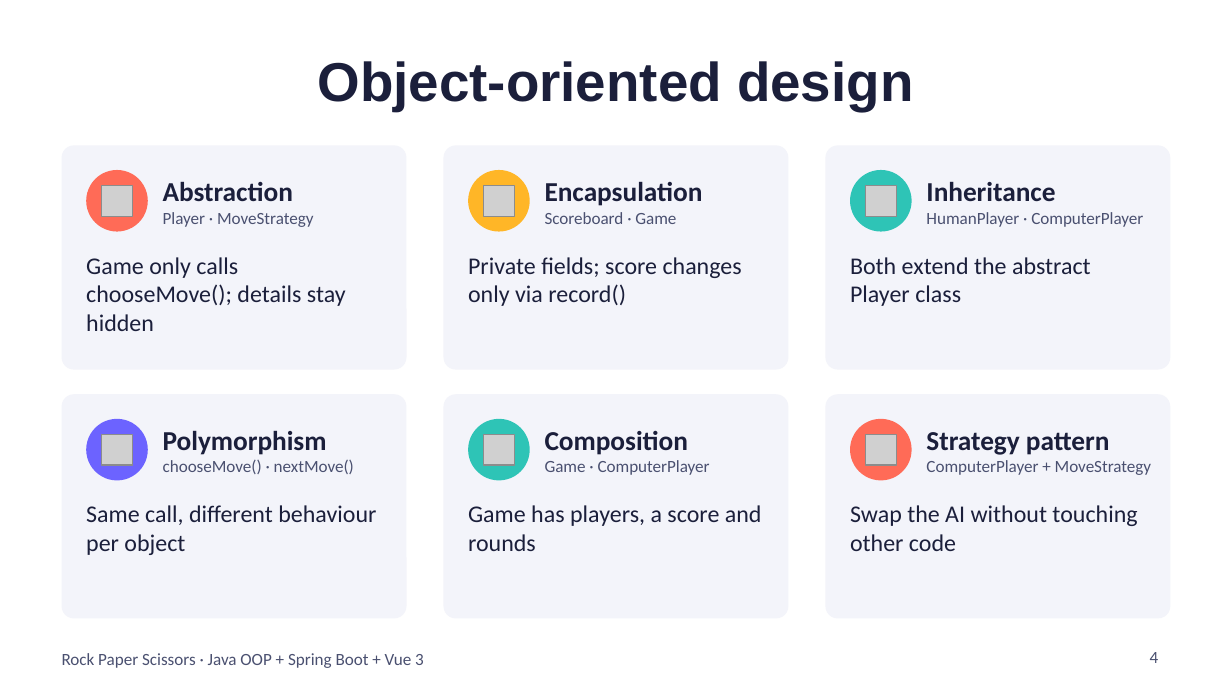
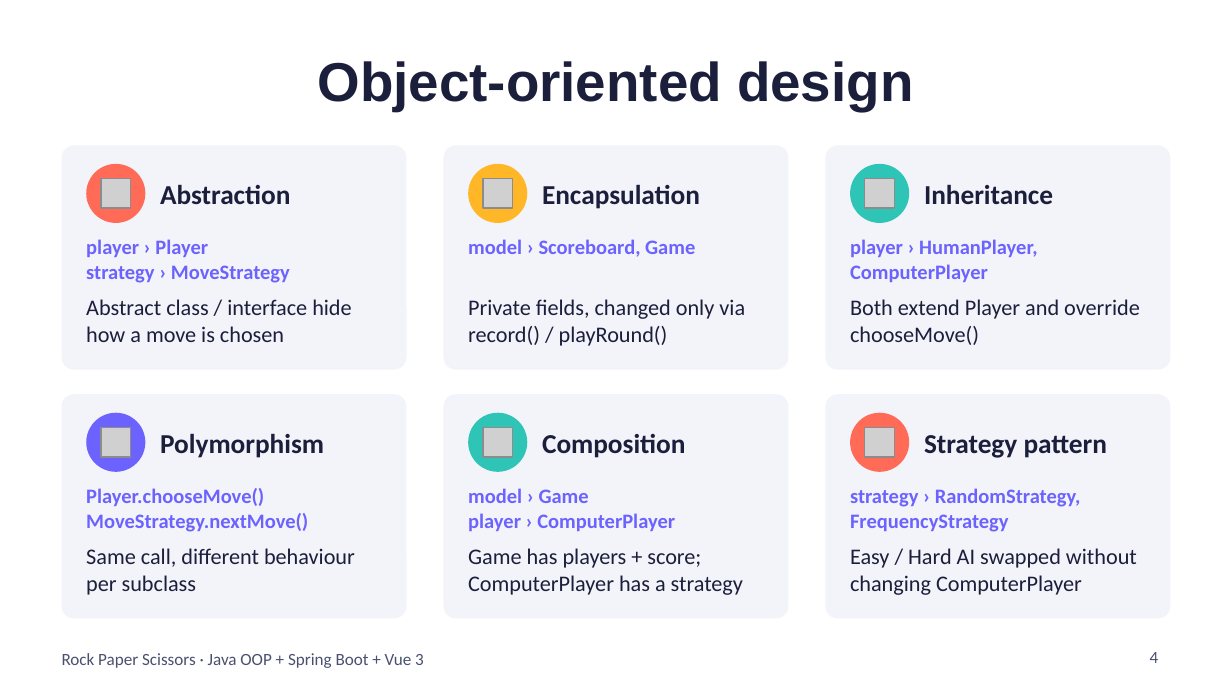
Before and after one commit to TheGD26/rockpaperscissors, a slide deck: slide 4 of docs/Rock-Paper-Scissors-Presentation.pptx. Drawn at 1232x693 pixels with LibreOffice and Linux fonts; fonts in the diff are those of the drawing; grey boxes stand for pictures. Boxes give left, top, right and bottom in pixels: in the first picture for what was removed or moved away, otherwise in the second. Text is boxed around its words. In the diff, an @@ line names an element or a change of style, - is before the commit and + after.

```diff
--- a/docs/Rock-Paper-Scissors-Presentation.pptx
+++ b/docs/Rock-Paper-Scissors-Presentation.pptx
@@ text added at [86, 239, 290, 283], 12 pt, text #6C63FF, bold @@
+player › Player
+strategy › MoveStrategy
@@ text at [163, 212, 313, 227]: paragraph removed @@
-Player · MoveStrategy
@@ text added at [468, 239, 695, 257], 12 pt, text #6C63FF, bold @@
+model › Scoreboard, Game
@@ text at [545, 212, 676, 224]: paragraph removed @@
-Scoreboard · Game
@@ text added at [850, 239, 1037, 282], 12 pt, text #6C63FF, bold @@
+player › HumanPlayer, ComputerPlayer
@@ text at [926, 212, 1143, 227]: paragraph removed @@
-HumanPlayer · ComputerPlayer
@@ text removed at [86, 257, 346, 331] @@
-Game only calls chooseMove(); details stay hidden
@@ text added at [86, 299, 351, 342], 13 pt, text #1B1F3B @@
+Abstract class / interface hide how a move is chosen
@@ text at [468, 299, 745, 346]: text changed; size 14 to 13 pt @@
-Private fields; score changes only via record()
+Private fields, changed only via record() / playRound()
@@ text at [850, 299, 1140, 345]: text changed; size 14 to 13 pt @@
-Both extend the abstract Player class
+Both extend Player and override chooseMove()
@@ 6 pictures, 6 ellipses: place and size @@
-6 pictures, 6 ellipses at [86, 170, 912, 480]
+6 pictures, 6 ellipses at [86, 164, 909, 472]
@@ text at [163, 460, 354, 474]: paragraph removed @@
-chooseMove() · nextMove()
@@ text at [545, 460, 710, 475]: paragraph removed @@
-Game · ComputerPlayer
@@ text at [926, 460, 1151, 475]: paragraph removed @@
-ComputerPlayer + MoveStrategy
@@ text added at [86, 488, 308, 532], 12 pt, text #6C63FF, bold @@
+Player.chooseMove()
+MoveStrategy.nextMove()
@@ text added at [468, 488, 675, 531], 12 pt, text #6C63FF, bold @@
+model › Game
+player › ComputerPlayer
@@ text added at [850, 488, 1081, 532], 12 pt, text #6C63FF, bold @@
+strategy › RandomStrategy, FrequencyStrategy
@@ text at [86, 548, 355, 595]: text changed; size 14 to 13 pt @@
-Same call, different behaviour per object
+Same call, different behaviour per subclass
@@ text at [468, 548, 743, 595]: text changed; size 14 to 13 pt @@
-Game has players, a score and rounds
+Game has players + score; ComputerPlayer has a strategy
@@ text at [850, 548, 1137, 595]: text changed; size 14 to 13 pt @@
-Swap the AI without touching other code
+Easy / Hard AI swapped without changing ComputerPlayer
```
